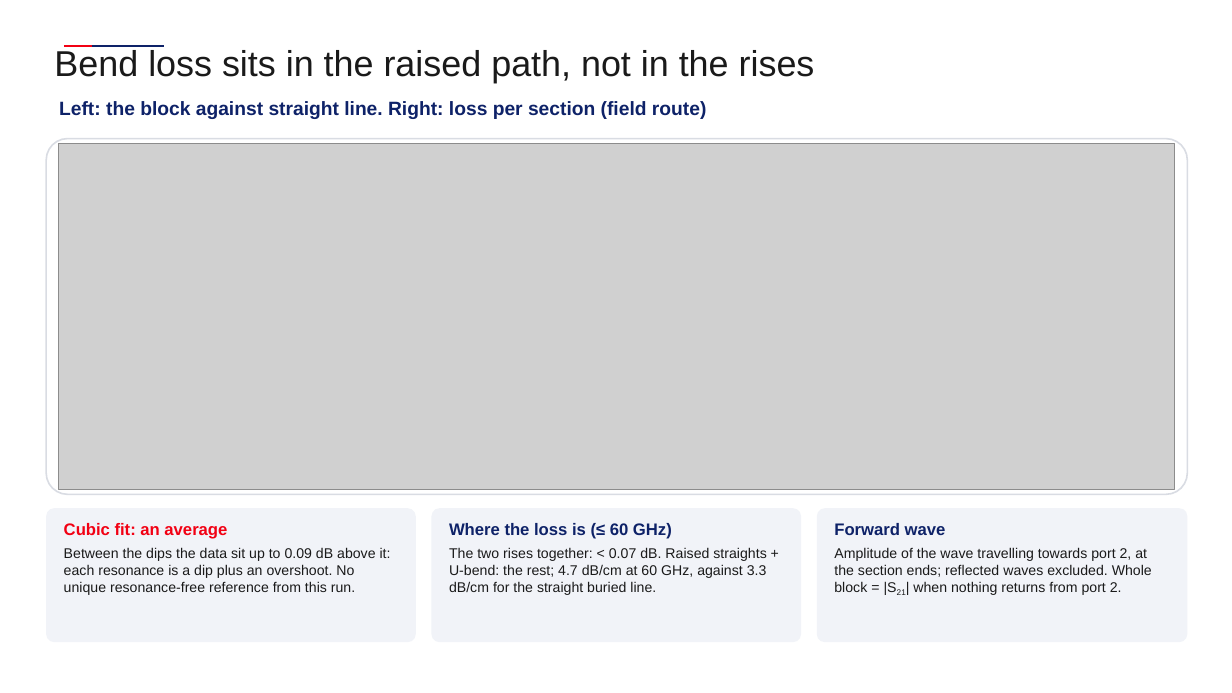
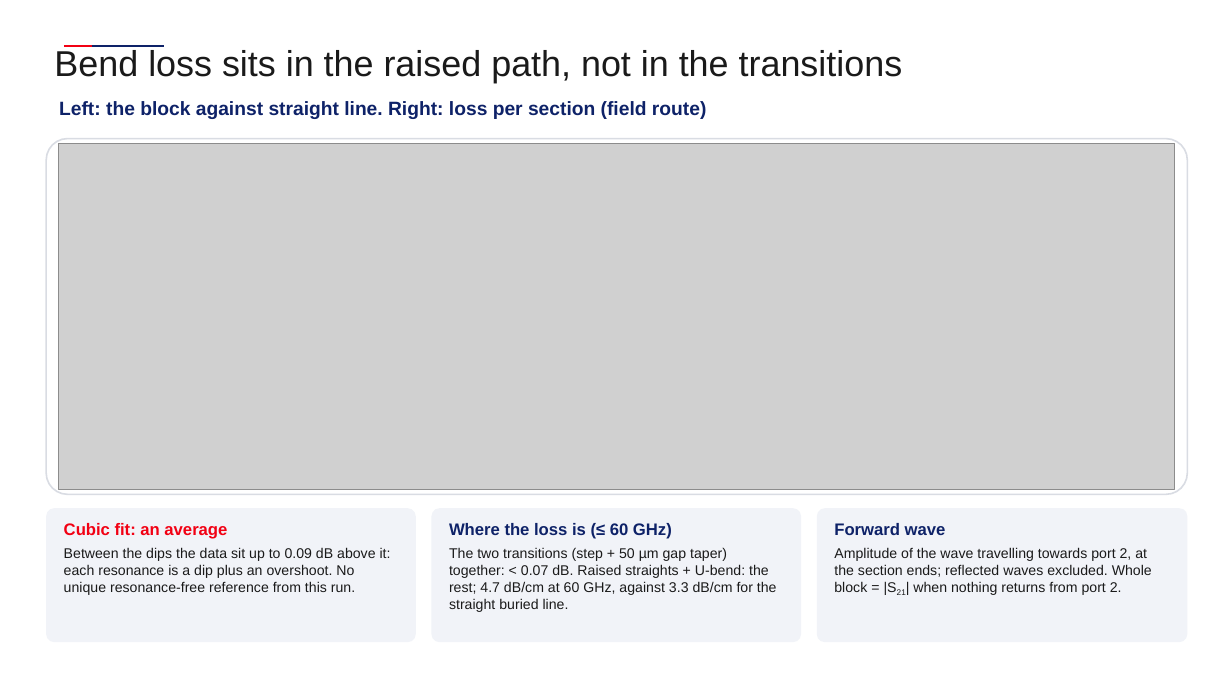
Before and after one commit to andreimuresian/claude, a slide deck: slide 10 of docs/cst/Equalization/Equalisation.pptx. Drawn at 1232x693 pixels with LibreOffice and Linux fonts; fonts in the diff are those of the drawing; grey boxes stand for pictures; background and template pictures are left out. Boxes give left, top, right and bottom in pixels: in the first picture for what was removed or moved away, otherwise in the second. Text is boxed around its words. In the diff, an @@ line names an element or a change of style, - is before the commit and + after.

```diff
--- a/docs/cst/Equalization/Equalisation.pptx
+++ b/docs/cst/Equalization/Equalisation.pptx
@@ text at [54,50,903,83]: text changed @@
-Bend loss sits in the raised path, not in the rises
+Bend loss sits in the raised path, not in the transitions
@@ text at [449,547,777,612]: text changed @@
-The two rises together: < 0.07 dB. Raised straights + U-bend: the rest; 4.7 dB/cm at 60 GHz, against 3.3 dB/cm for the straight buried line.
+The two transitions (step + 50 µm gap taper) together: < 0.07 dB. Raised straights + U-bend: the rest; 4.7 dB/cm at 60 GHz, against 3.3 dB/cm for the straight buried line.
```
Also in this commit, not shown: 3 other slides changed, 7 other files.
